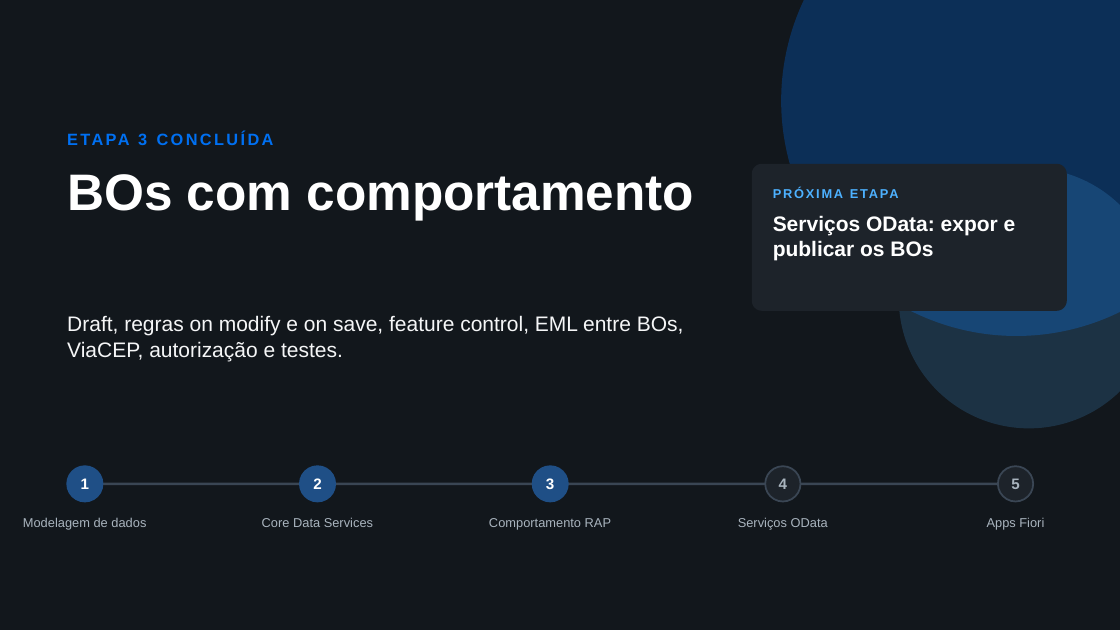
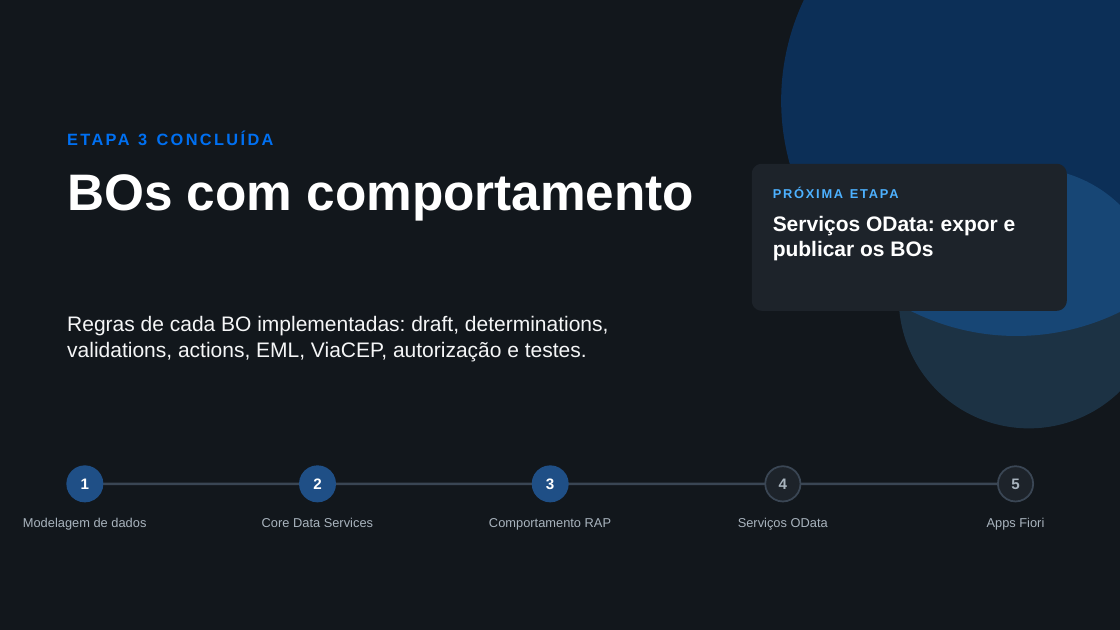
Before and after one commit to AdrianoBispo/sap-abap-rap-pedidos-de-compras-app, a slide deck: slide 40 of docs/apresentacoes/03-comportamento-rap.pptx (slide 14 before the commit). Drawn at 1120x630 pixels with LibreOffice and Linux fonts; fonts in the diff are those of the drawing. Boxes give left, top, right and bottom in pixels: in the first picture for what was removed or moved away, otherwise in the second. Text is boxed around its words. In the diff, an @@ line names an element or a change of style, - is before the commit and + after.

```diff
--- a/docs/apresentacoes/03-comportamento-rap.pptx
+++ b/docs/apresentacoes/03-comportamento-rap.pptx
@@ text at bbox=[67, 315, 608, 361]: text changed @@
-Draft, regras on modify e on save, feature control, EML entre BOs, ViaCEP, autorização e testes.
+Regras de cada BO implementadas: draft, determinations, validations, actions, EML, ViaCEP, autorização e testes.
```
Also in this commit, not shown: 10 other slides changed, 27 slides added, 1 slide removed.
